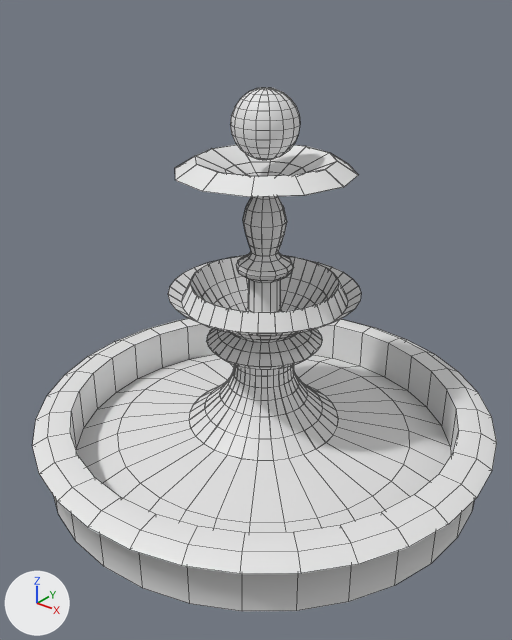
A saved change to the FBX model TI3 - RockeFeller/Assets/3DAssets/Fountain.fbx.
Both versions are drawn from a camera (50 mm lens) standing at (179.25, -7.98, 7.39) and looking at (173.16, -0.36, 2.67). The lights are fixed; the arrows at lower left show +X, +Y and +Z. The older version comes first. Mesh edges are drawn as thin lines. Where no turn or scale is listed for an object, it has been applied to the vertices.

Before the edit, the objects in view are built like this:
```python
me_fountain = bpy.data.meshes.new('Fountain')
me_fountain.from_pydata(...)  # 2042 vertices, 2024 faces; spans x -3.74..3.74, y -3.74..3.74, z -1.05..4.9
ob_fountain = bpy.data.objects.new('Fountain', me_fountain)
ob_fountain.location = (173.04, 0.0, 1.11)
```
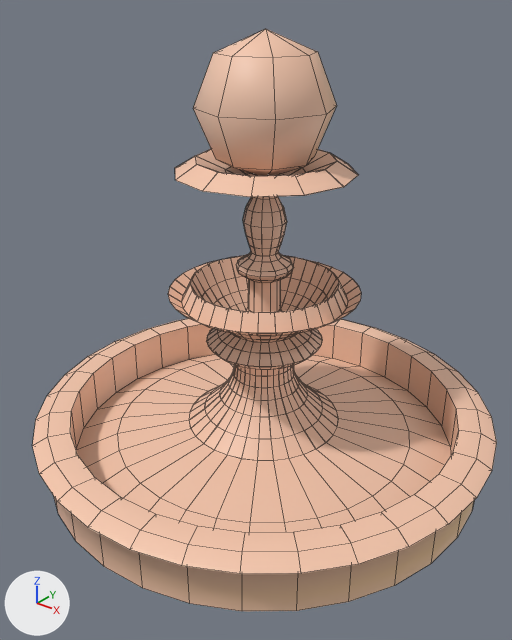
The newer file is also turned or shifted as a whole; pictures and numbers use the older file's frame.

Patch to the scene script:
```diff
--- a/TI3 - RockeFeller/Assets/3DAssets/Fountain.fbx.py
+++ b/TI3 - RockeFeller/Assets/3DAssets/Fountain.fbx.py
@@ img_qfmllt_png @@
+img_qfmllt_png = load_image('qFmLlT.png', '_unpacked/qFmLlT.png', 315, 250, 'sRGB')
@@ mat_material @@
+mat_material = principled_material('Material')
+mat_material.texture = img_qfmllt_png
@@ me_fountain @@
 # used by ob_fountain; location = (173.04, 0.0, 1.11)
-me_fountain.from_pydata(...)  # 2042 vertices, 2024 faces; spans x -3.74..3.74, y -3.74..3.74, z -1.05..4.9
+me_fountain.from_pydata(...)  # 1890 vertices, 1864 faces; spans x -3.74..3.74, y -3.74..3.74, z -1.05..5.65
+# me_fountain part 1: a new loose piece, a UV sphere (8 segments, 4 rings, poles along z) spanning x -1.0..1.0, y -1.0..1.0, z 3.65..5.65, in mat_material (picture img_qfmllt_png)
+# me_fountain part 2: the loose piece of 178 vertices spanning x -0.49..0.49, y -0.49..0.49, z 3.92..4.9 is deleted
+# me_fountain part 3: 1832 faces spanning x -3.74..3.74, y -3.74..3.74, z -1.05..3.94 switch from no material to mat_material (picture img_qfmllt_png)
```

Changed parts and their boxes (x1, y1, x2, y2) in the pictures (512 x 640 px):
'Fountain', reshaped (11% taller): before (32, 88, 497, 611); after (32, 29, 497, 611)
part 1 of me_fountain, added (beige): after (193, 29, 337, 176)
part 2 of me_fountain, deleted: before (230, 88, 300, 160)
part 3 of me_fountain, recoloured (white to beige): (32, 149, 497, 611) in both
